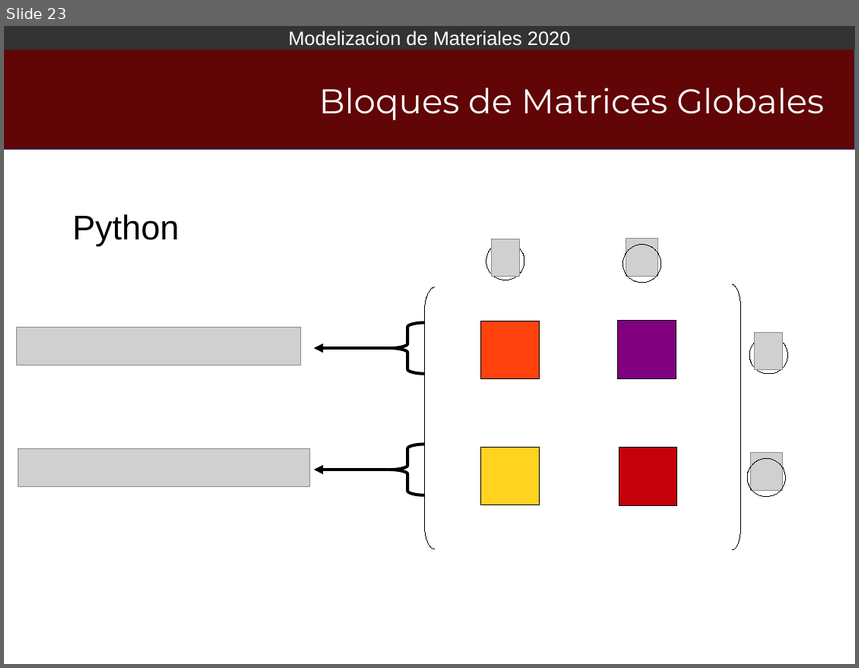
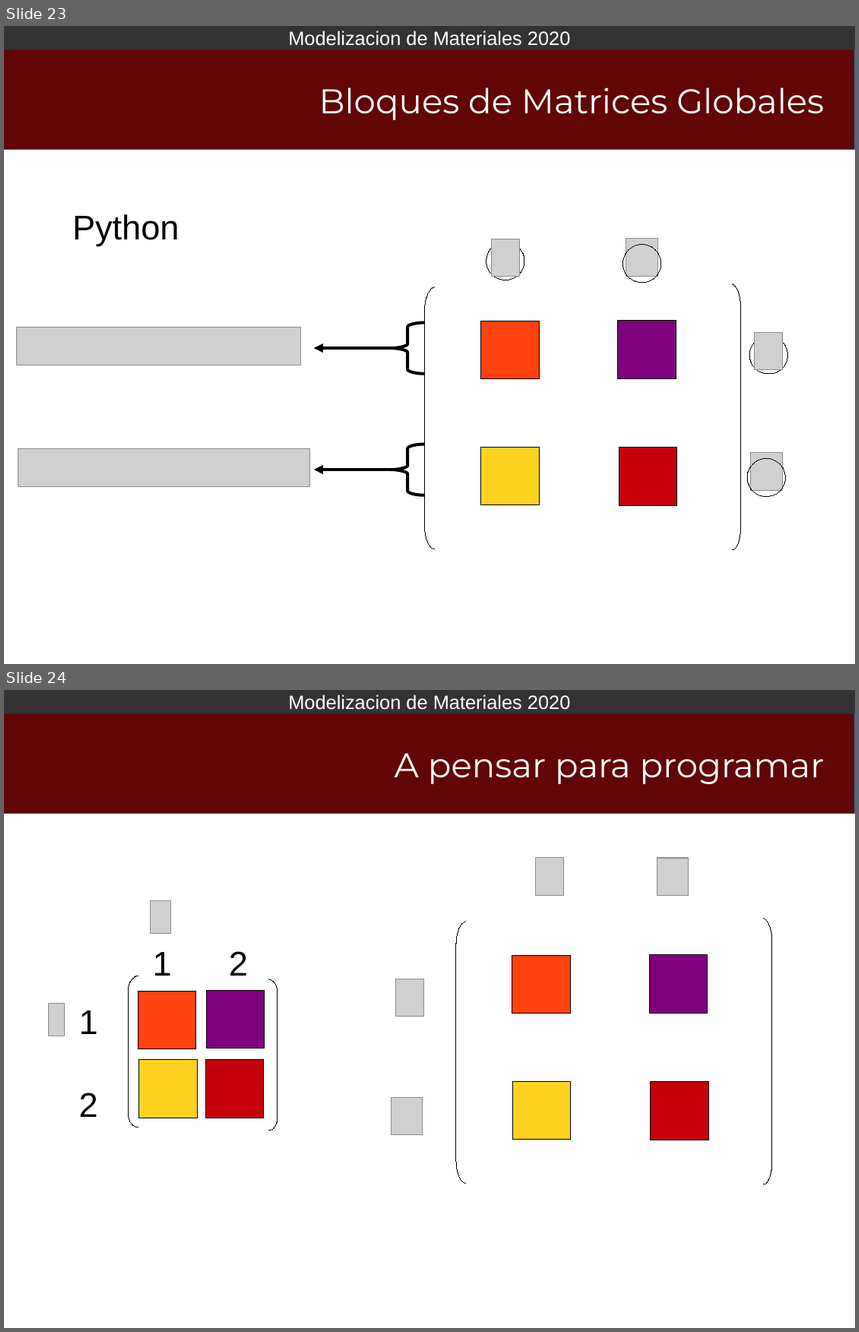
Before and after one commit to Modelizacion-de-Materiales/ModelizacionApuntesPresentaciones, a slide deck: 004-MEF02/Libreoffice/MEF02_2020.odp. Shown one above the other, each under a label of ours: slide 23 before the commit, slides 23 and 24 after it. The pictures are 859x668 and 859x1332 pixels, drawn with LibreOffice and Linux fonts; fonts in the diff are those of the drawing; grey boxes stand for pictures; background and template pictures are left out. Boxes give left, top, right and bottom in pixels: in the first picture for what was removed or moved away, otherwise in the second. Text is boxed around its words. In the diff, an @@ line names an element or a change of style, - is before the commit and + after.

Commit message:
agrego diapos para clarificar ensamble

```diff
--- a/004-MEF02/Libreoffice/MEF02_2020.odp
+++ b/004-MEF02/Libreoffice/MEF02_2020.odp
@@ slide 24 added at <box>4,690,855,1328</box>, background #FFFFFF; not listed: 2 template elements that a slide beside it also shows @@
@@ title added at <box>395,753,825,784</box>, 32 pt, text #FFFFFF @@
+A pensar para programar
@@ picture added at <box>536,859,564,895</box> @@
@@ picture added at <box>658,859,688,895</box> @@
@@ picture added at <box>150,901,171,934</box> @@
@@ freeform shape added at <box>457,922,466,1183</box>, outline #000000 0 pt @@
@@ freeform shape added at <box>764,919,772,1184</box>, outline #000000 0 pt @@
@@ text added at <box>153,951,248,976</box>, 32 pt, text #000000 @@
+1 2
@@ rectangle added at <box>512,956,570,1014</box>, fill #FF420E, outline #000000 0 pt @@
@@ rectangle added at <box>650,955,708,1013</box>, fill #800080, outline #000000 0 pt @@
@@ freeform shape added at <box>129,977,138,1128</box>, outline #000000 0 pt @@
@@ freeform shape added at <box>269,980,278,1131</box>, outline #000000 0 pt @@
@@ picture added at <box>396,980,424,1017</box> @@
@@ picture added at <box>49,1004,64,1037</box> @@
@@ rectangle added at <box>138,991,196,1049</box>, fill #FF420E, outline #000000 0 pt @@
@@ rectangle added at <box>206,990,265,1049</box>, fill #800080, outline #000000 0 pt @@
@@ text added at <box>79,1011,98,1117</box>, 32 pt, text #000000 @@
+1
+2
@@ rectangle added at <box>139,1060,197,1118</box>, fill #FFD320, outline #000000 0 pt @@
@@ rectangle added at <box>205,1060,263,1118</box>, fill #C5000B, outline #000000 0 pt @@
@@ picture added at <box>392,1098,423,1135</box> @@
@@ rectangle added at <box>513,1081,571,1140</box>, fill #FFD320, outline #000000 0 pt @@
@@ rectangle added at <box>651,1081,709,1140</box>, fill #C5000B, outline #000000 0 pt @@
```
Also in this commit, not shown: 9 slides changed, 5 other slides added.
